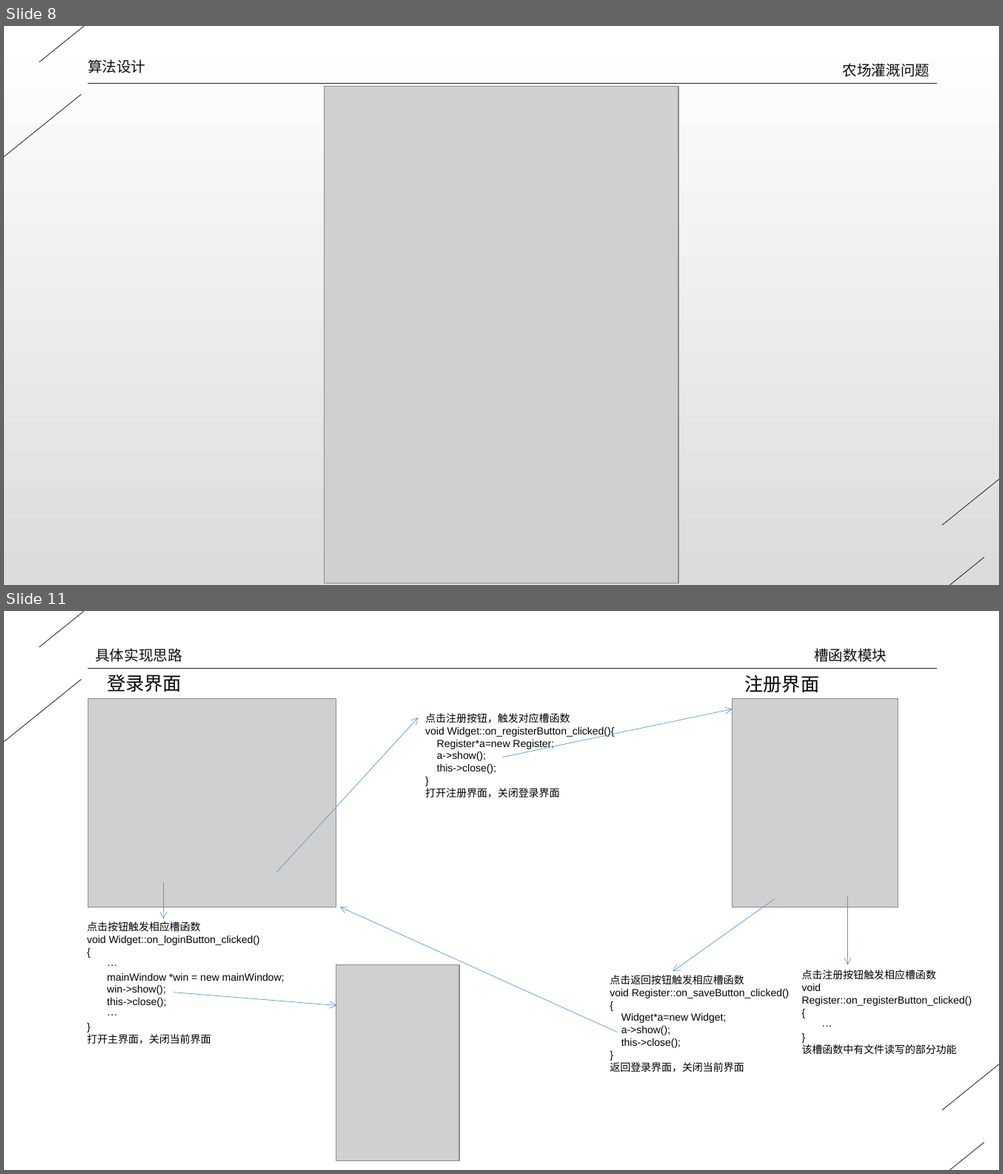
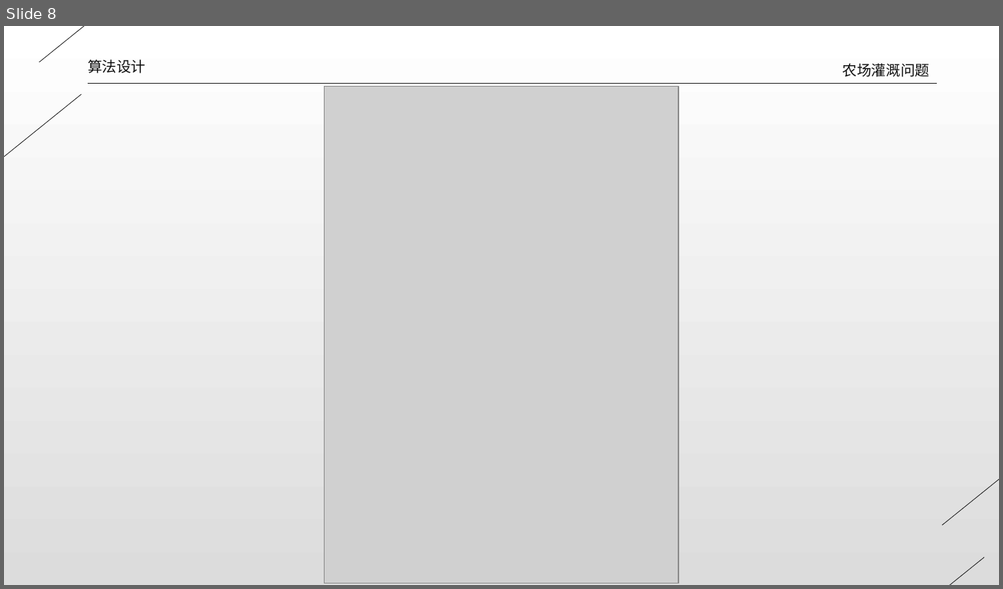
Before and after one commit to dlct-wzx/algorithmic-practice, a slide deck: 答辩ppt.pptx. Shown one above the other, each under a label of ours: slides 8 and 11 before the commit, slide 8 after it; the slides between them are not shown. The pictures are 1003x1174 and 1003x589 pixels, drawn with LibreOffice and Linux fonts; fonts in the diff are those of the drawing; grey boxes stand for pictures. Boxes give left, top, right and bottom in pixels: in the first picture for what was removed or moved away, otherwise in the second. Text is boxed around its words. In the diff, an @@ line names an element or a change of style, - is before the commit and + after.

```diff
--- a/答辩ppt.pptx
+++ b/答辩ppt.pptx
@@ slide 11 removed at bbox=[4, 611, 999, 1170], background #FFFFFF @@
@@ line removed from (238, 611) to (39, 647) @@
@@ text removed at bbox=[95, 648, 182, 662] @@
-具体实现思路
@@ text removed at bbox=[814, 648, 886, 662] @@
-槽函数模块
@@ line removed from (88, 668) to (936, 668) @@
@@ text removed at bbox=[107, 675, 182, 692] @@
-登录界面
@@ text removed at bbox=[745, 675, 819, 692] @@
-注册界面
@@ line removed from (82, 680) to (4, 840) @@
@@ picture removed at bbox=[88, 699, 337, 908] @@
@@ picture removed at bbox=[732, 698, 898, 907] @@
@@ arrow removed from (276, 873) to (418, 718) @@
@@ text removed at bbox=[425, 713, 614, 797] @@
-点击注册按钮，触发对应槽函数
-void Widget::on_registerButton_clicked(){
-Register*a=new Register;
-a->show();
-this->close();
-}
-打开注册界面，关闭登录界面
@@ arrow removed from (503, 758) to (732, 709) @@
@@ arrow removed from (164, 883) to (164, 919) @@
@@ arrow removed from (775, 899) to (672, 971) @@
@@ arrow removed from (847, 896) to (847, 965) @@
@@ arrow removed from (617, 1033) to (340, 907) @@
@@ text removed at bbox=[87, 922, 284, 1044] @@
-点击按钮触发相应槽函数
-void Widget::on_loginButton_clicked()
-{
-···
-mainWindow *win = new mainWindow;
-win->show();
-this->close();
-···
-}
-打开主界面，关闭当前界面
@@ picture removed at bbox=[336, 965, 459, 1162] @@
@@ line removed from (999, 951) to (942, 1111) @@
@@ text removed at bbox=[609, 975, 789, 1073] @@
-点击返回按钮触发相应槽函数
-void Register::on_saveButton_clicked()
-{
-Widget*a=new Widget;
-a->show();
-this->close();
-}
-返回登录界面，关闭当前界面
@@ text removed at bbox=[802, 970, 972, 1054] @@
-点击注册按钮触发相应槽函数
-void Register::on_registerButton_clicked()
-{
-···
-}
-该槽函数中有文件读写的部分功能
@@ arrow removed from (173, 993) to (337, 1005) @@
@@ line removed from (984, 1143) to (786, 1170) @@
```
Also in this commit, not shown: 6 slides changed, 7 slides added, 4 other slides removed, 10 other files.
